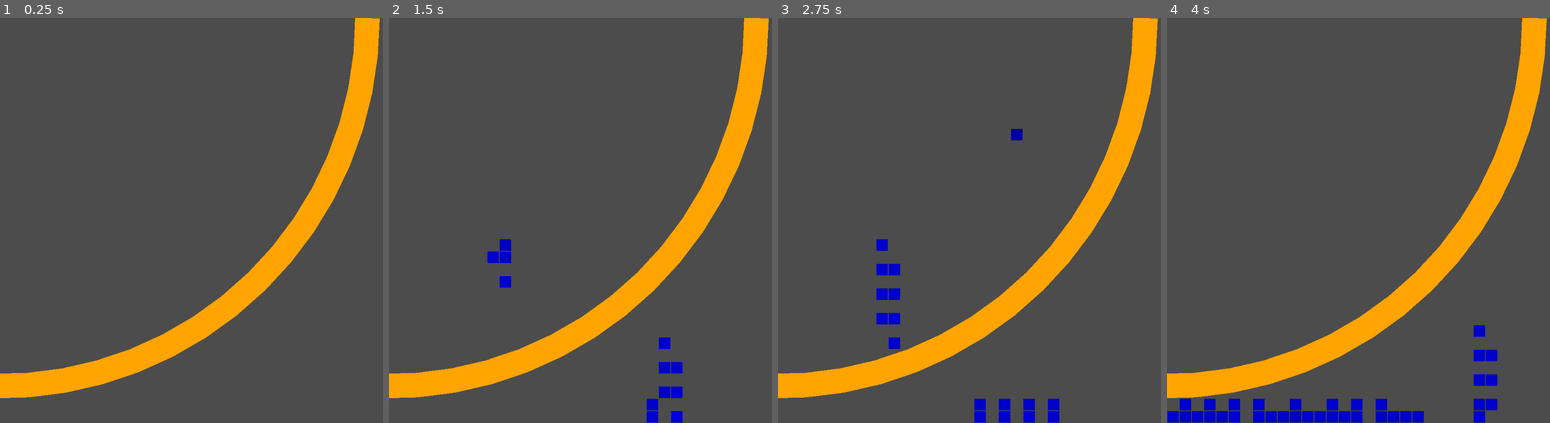
Above: before the commit, frames 1-4 (left to right).
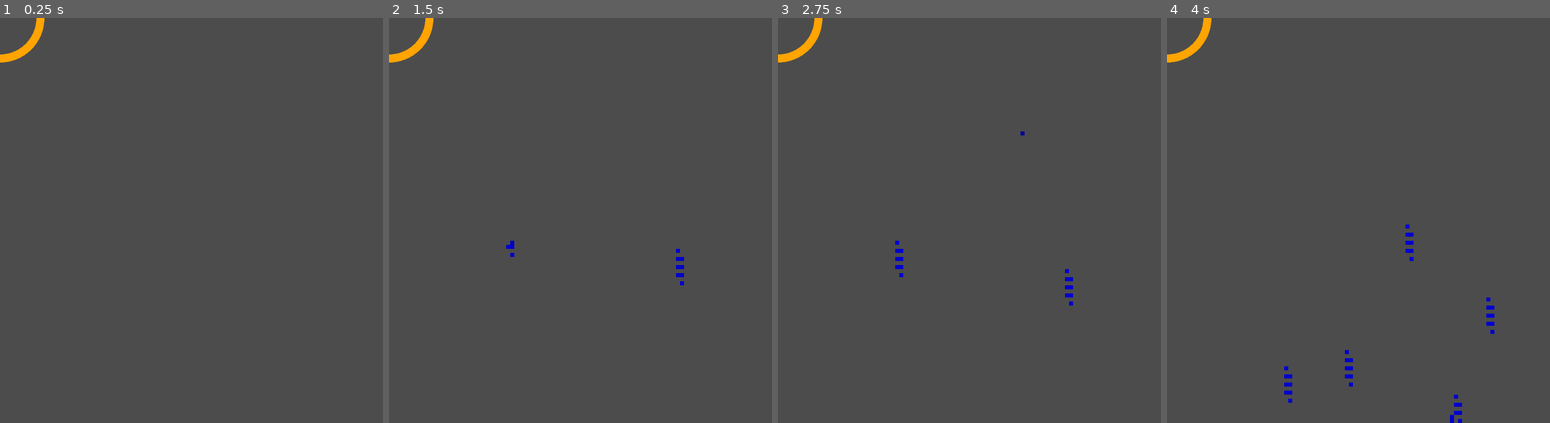
Above: after the commit, the same moments.

Repository: PanLabGameDev/godot-fluid
Game: Godot game, scene res://Game.tscn
The game is run twice, just before and just after one commit, with the same random seed, the same clock (stepped at 60 frames per second) and the same inputs.
Inputs (mouse positions are in pixels of both pictures, inside the frame that each line leads up to):
- Up to frame 1 (0.25 s): no input
- Up to frame 2 (1.5 s): tap Enter at 0.5, 0.6, 1.35 s; move the mouse to (680, 200) at 0.52 s; click (680, 200) at 0.67 s; tap Space at 0.77, 1.25 s; move the mouse to (511, 240) at 1.27 s; click (511, 240) at 1.42 s
- Up to frame 3 (2.75 s): tap Space at 1.52 s; tap Enter at 2, 2.1 s; move the mouse to (1019, 131) at 2.02 s; click (1019, 131) at 2.17 s
- Up to frame 4 (4 s): tap Space at 2.75, 3.02, 3.77 s; move the mouse to (1347, 301) at 2.77 s; tap Enter at 2.85, 3.5, 3.6 s; click (1347, 301) at 2.92 s; move the mouse to (1488, 281) at 3.52 s; click (1488, 281) at 3.67 s

The runs differ from the first frame. In frame 1, 9.6% of the frame differs, in the area x 0-100%, y 0-94%; in frame 2, 11%; in frame 3, 11%; in frame 4, 13%, in the area x 0-100%, y 0-100%.

Commit message:
Version

Diff:
--- a/Game.gd
+++ b/Game.gd
@@ -7,7 +7,7 @@
 onready var camera = $Camera2D
 
 # Configuration
-const pixel_size = 30
+const pixel_size = 10
 const resolution = Vector2.ONE * 1000
 
 const LINE_COLOR = Color(0.1, 0.1, 0.1)
@@ -47,11 +47,16 @@
 
 	for y in range(grid_resolution.y):
 		for x in range(grid_resolution.x):
-			var p = pixel_scene.instance()
-			p.position = Vector2(x, y)
-			add_child(p)
-			pixels.append(p)
+			pixels.append(null)
 	set_process(true)
+
+func add_pixel(x, y):
+	var p = pixel_scene.instance()
+	p.position = Vector2(x, y)
+	add_child(p)
+	pixels[y*grid_resolution.x + x] = p
+
+	return p
 
 func screen_pos_to_board_pos(screen_pos):
 	return Vector2(int(screen_pos.x / pixel_size), int(screen_pos.y / pixel_size))
@@ -112,6 +117,8 @@
 			var val = inverse_lerp(32, 0, p)
 			var col = Color(0, 0, val)
 			var pixel_node = pixels[y*grid_resolution.x + x]
+			if pixel_node == null:
+				pixel_node = add_pixel(x, y)
 			if p == 0:
 				pixel_node.hide()
 			else:
